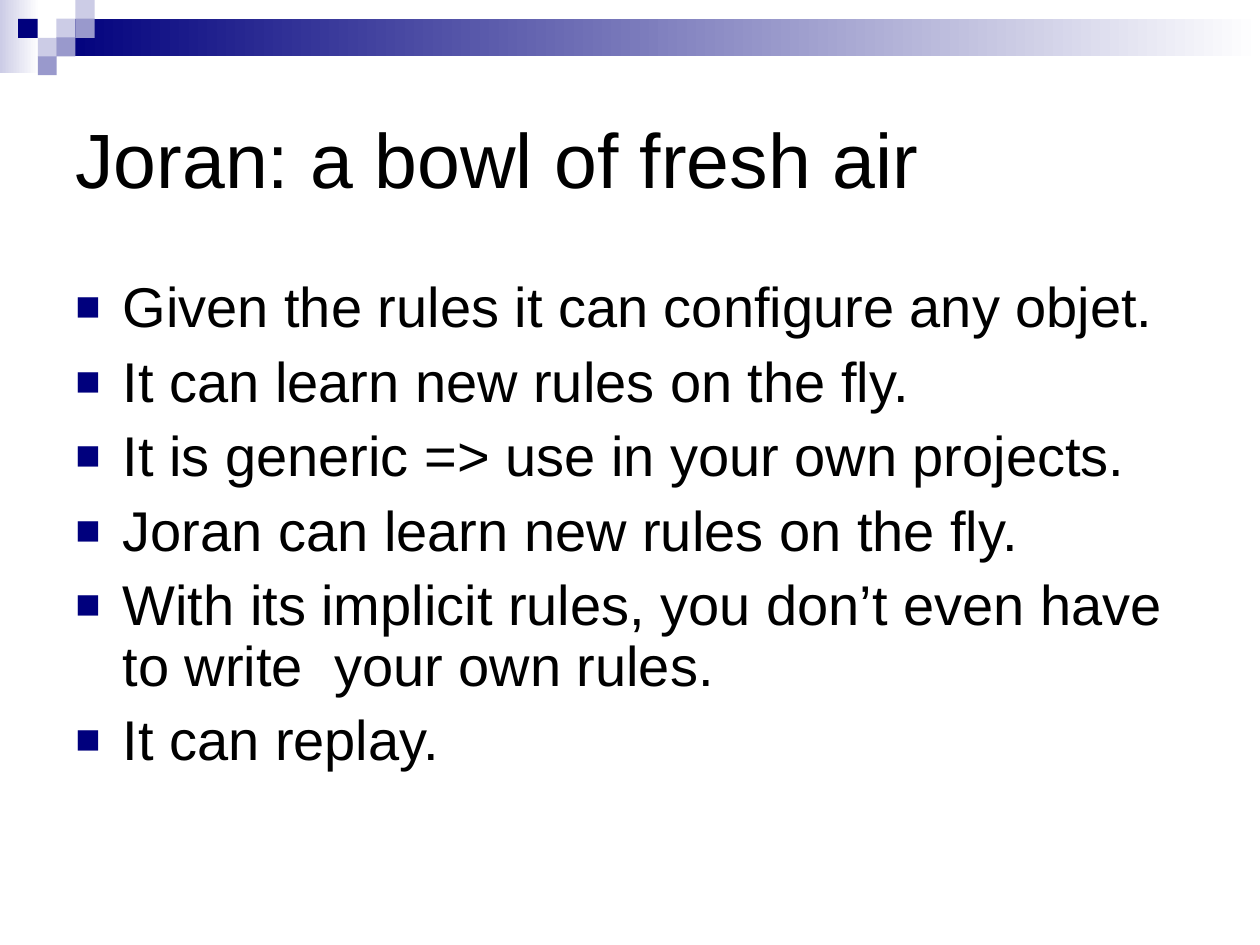
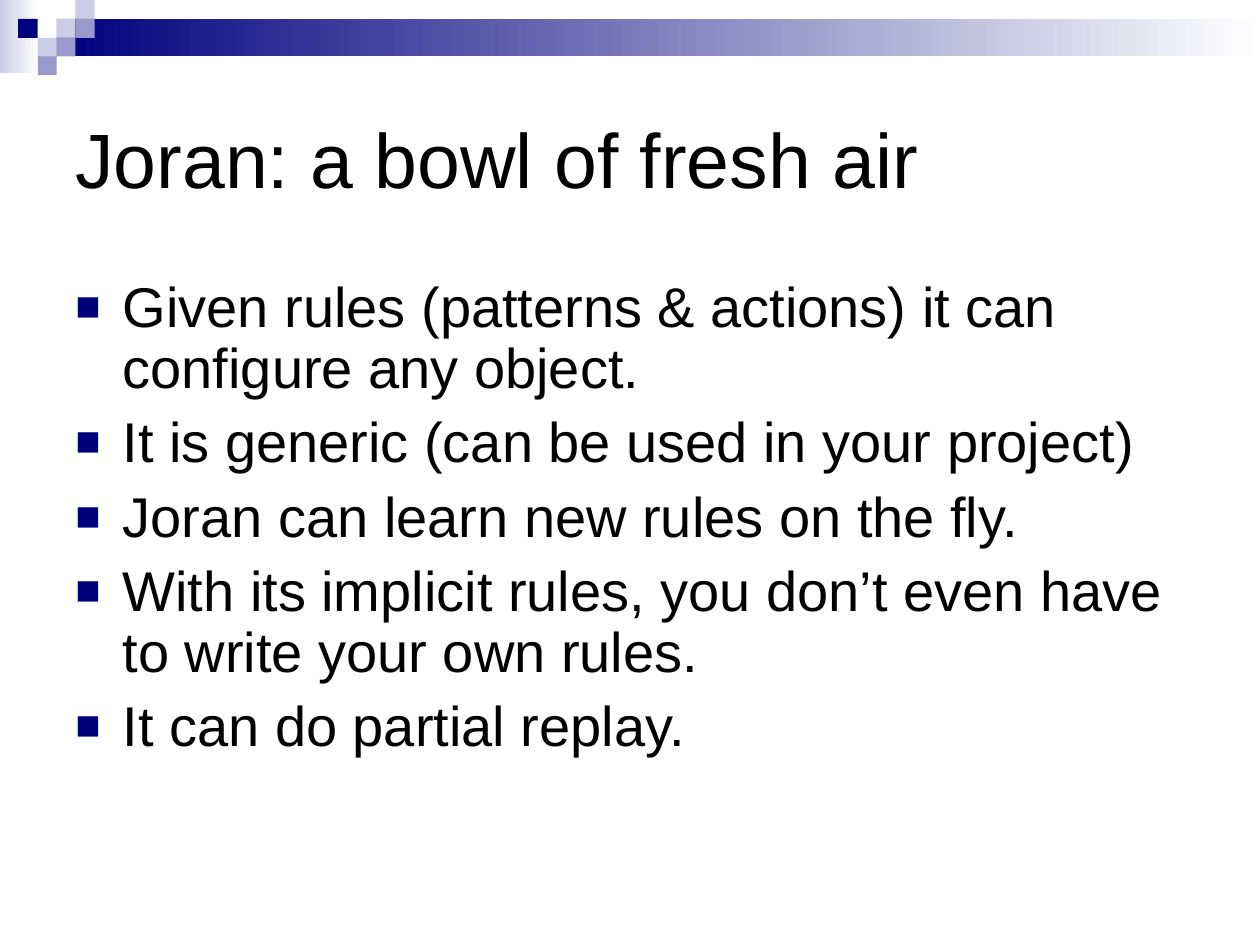
Before and after one commit to qos-ch/logback, a slide deck: slide 8 of logback-site/src/site/resources/10reasons.ppt. Drawn at 1260x945 pixels with LibreOffice and Linux fonts; fonts in the diff are those of the drawing; background and template pictures are left out. Boxes give left, top, right and bottom in pixels: in the first picture for what was removed or moved away, otherwise in the second. Text is boxed around its words. In the diff, an @@ line names an element or a change of style, - is before the commit and + after.

```diff
--- a/logback-site/src/site/resources/10reasons.ppt
+++ b/logback-site/src/site/resources/10reasons.ppt
@@ text at (123, 286, 1134, 473): text changed @@
-■ Given the rules it can configure any objet.
-■ It can learn new rules on the fly.
-■ It is generic => use in your own projects.
+■ Given rules (patterns & actions) it can configure any object.
+■ It is generic (can be used in your project)
@@ text at (123, 705, 685, 757): text changed @@
-■ It can replay.
+■ It can do partial replay.
```
Also in this commit, not shown: 12 other slides changed, 4 slides added, 1 slide removed, 2 other files.
